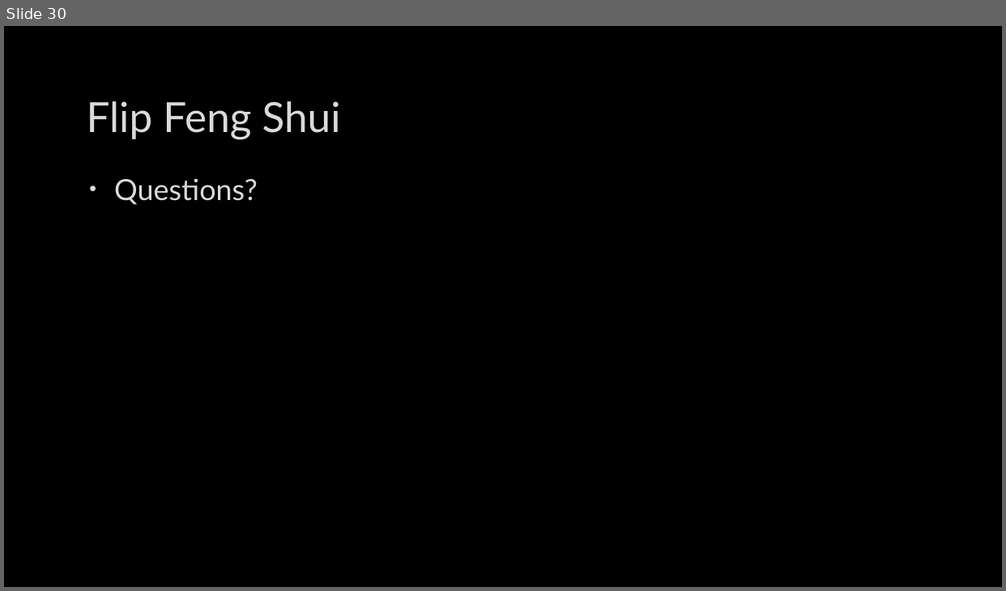
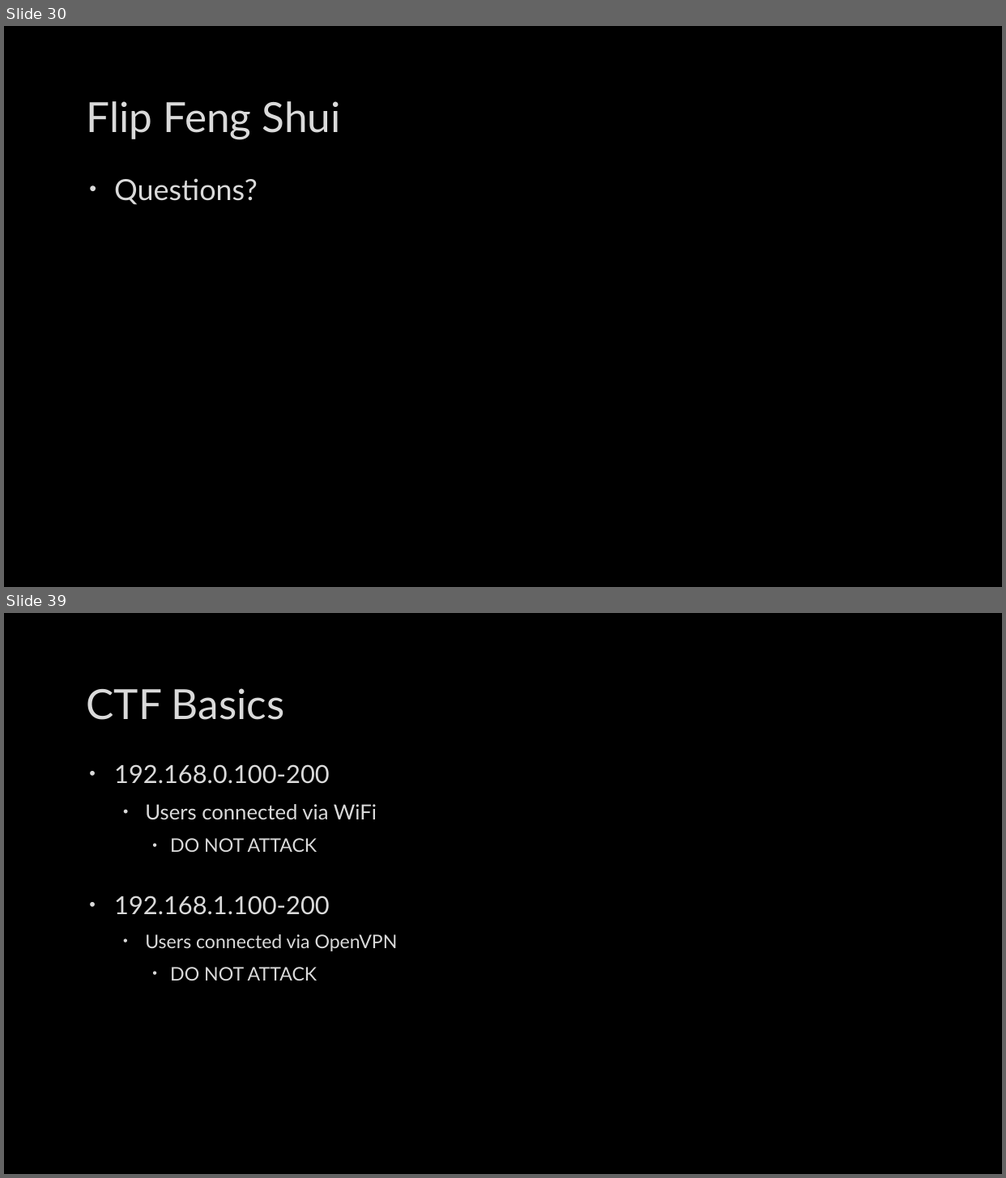
Before and after one commit to mbaccia514/SIG-Security, a slide deck: meetings/2016-10-04/2016-10-04.pptx. Shown one above the other, each under a label of ours: slide 30 before the commit, slides 30 and 39 after it; the slides between them are not shown. The pictures are 1006x591 and 1006x1178 pixels, drawn with LibreOffice and Linux fonts; fonts in the diff are those of the drawing; background and template pictures are left out. Boxes give left, top, right and bottom in pixels: in the first picture for what was removed or moved away, otherwise in the second. Text is boxed around its words. In the diff, an @@ line names an element or a change of style, - is before the commit and + after.

```diff
--- a/meetings/2016-10-04/2016-10-04.pptx
+++ b/meetings/2016-10-04/2016-10-04.pptx
@@ slide 39 added at (x1=4, y1=613, x2=1002, y2=1174), background picture (left out) @@
@@ title added at (x1=87, y1=688, x2=284, y2=720), 40 pt, text #DADADA @@
+CTF Basics
@@ text added at (x1=114, y1=764, x2=398, y2=981), 18 pt, text #DADADA @@
+• 192.168.0.100-200
+  • Users connected via WiFi
+    • DO NOT ATTACK
+• 192.168.1.100-200
+  • Users connected via OpenVPN
+    • DO NOT ATTACK
```
Also in this commit, not shown: 1 slide changed, 9 other slides added.
